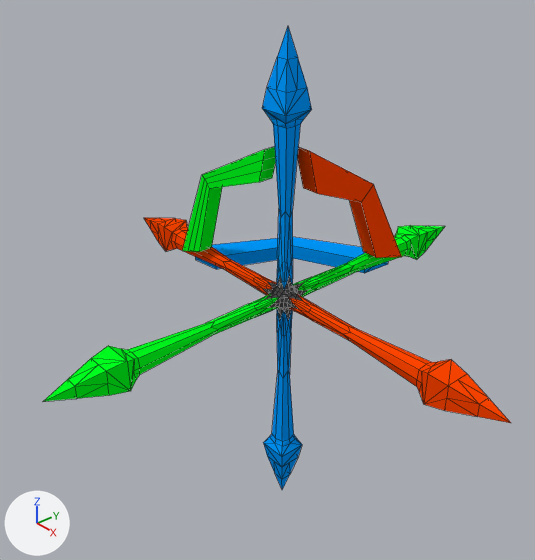
One commit to the Blender file bin/media/models/blend/manipulators.blend: the scene before it, then after it.
Rendered twice from a 50 mm lens placed at (18.75, -17.1, 14.41), pointed at (-0.67, -0.31, 0.57). Arrows for +X, +Y and +Z are at lower left; the lights stay in place. Mesh edges are drawn as thin lines. The same objects are shown in both versions, whatever each file hides.

The first picture shows 'axis1', 'rotate1'.
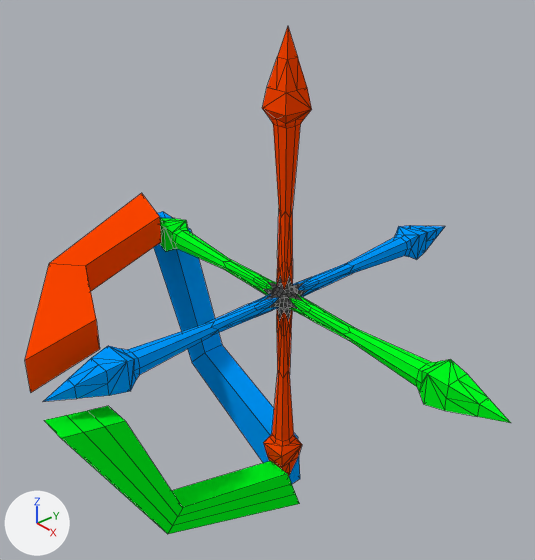
The newer file is also rescaled (x0.196), turned or shifted as a whole; pictures and numbers use the older file's frame.

Location of each change, [x1, y1, x2, y2] in pixels of the pictures (535 x 560 px; the box of a moved part takes in the faces that stretch with it):
'rotate1', reshaped (25% wider, 169% taller): before [183, 147, 402, 273]; after [25, 193, 300, 534]
'axis1', reshaped: before [43, 27, 511, 490]; after [43, 27, 511, 476]
part 2 of me_rotate1, moved or reshaped: before [183, 147, 276, 252]; after [44, 406, 300, 534]
part 3 of me_rotate1, moved or reshaped: before [195, 147, 402, 273]; after [25, 193, 300, 484]

The edits, one by one:
me_axis1 has 610 vertices, 726 faces and spans x -10.2..10.2, y -10.2..10.2, z -10.2..10.2.
me_axis1 is used by ob_axis1; location (0.0, 0.0, 0.0).
me_axis1 part 1: the whole mesh is multiplied about its middle by the matrix ((0.0, -1.0, 0.0), (0.0, 0.0, -1.0), (1.0, 0.0, 0.0)).
me_rotate1 is used by ob_rotate1; location (0.0, 0.0, 0.0).
me_rotate1 had 56 vertices, 50 faces and spanned x -5.99..0.74, y -0.69..6.19, z -0.69..6.02.
me_rotate1 now has 56 vertices, 50 faces and spans x -10.23..1.17, y -10.26..1.17, z -10.2..1.27.
me_rotate1 part 2: the loose piece of 24 vertices spanning x -5.99..-0.43, y -0.69..0.04, z -0.01..6.02 is multiplied about its middle by the matrix ((0.0, -1.7, 0.0), (0.0, 0.0, -1.7), (1.7, 0.0, 0.0)), then moved by (3.76, -4.79, -8.47).
me_rotate1 part 3: 32 of 56 vertices moved; they spanned x -5.99..0.74, y -0.01..6.19, z -0.69..6.02 and now span x -10.23..0.01, y -10.25..1.17, z -10.2..1.27; mean shift (-5.2, -5.4, -2.61); largest move (0.61, 4.12, 3.82) -> (-6.71, -6.51, 1.04).
